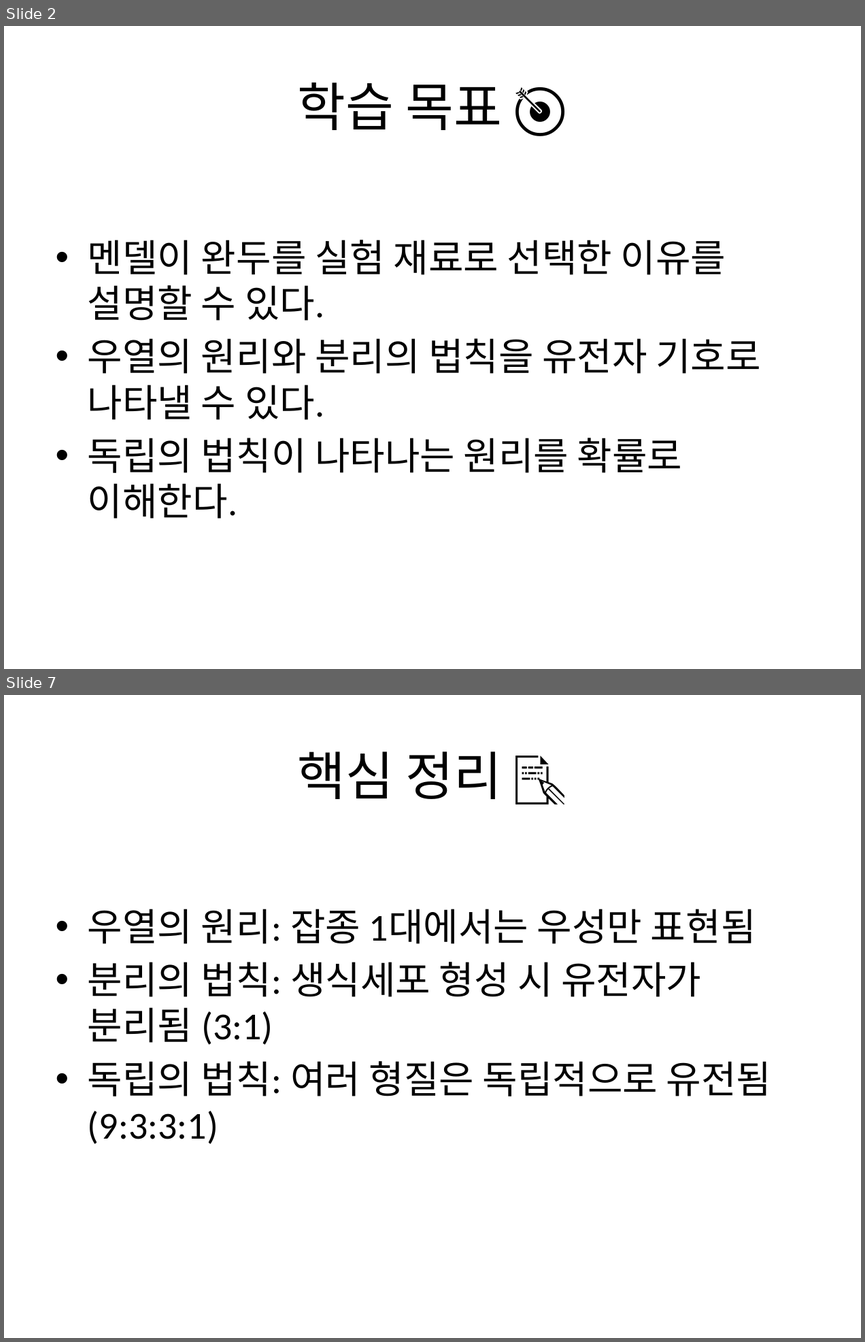
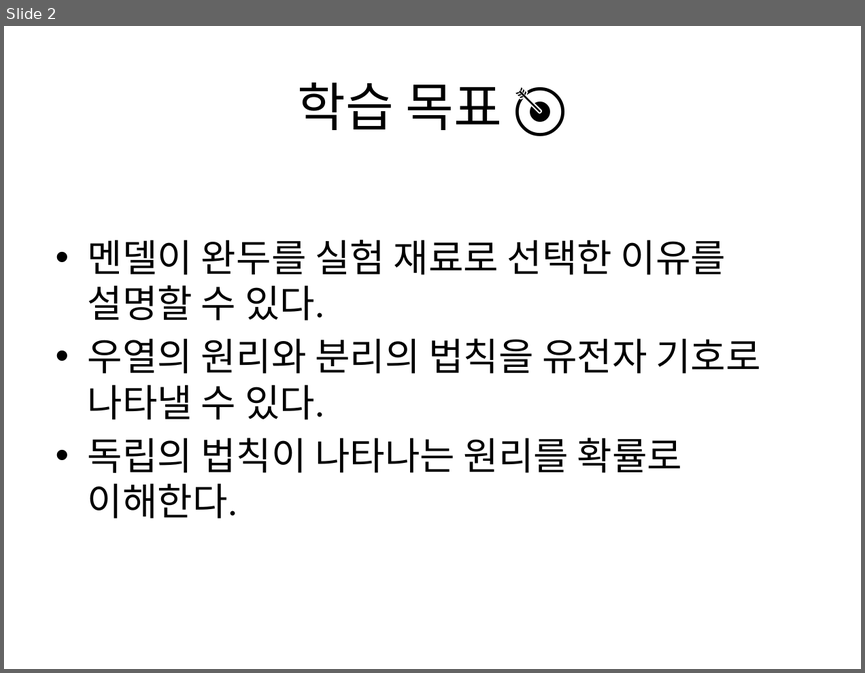
Before and after one commit to rjegjin/Project-SCOPE, a slide deck: output/03_mendel.pptx. Shown one above the other, each under a label of ours: slides 2 and 7 before the commit, slide 2 after it; the slides between them are not shown. The pictures are 865x1342 and 865x673 pixels, drawn with LibreOffice and Linux fonts; fonts in the diff are those of the drawing. Boxes give left, top, right and bottom in pixels: in the first picture for what was removed or moved away, otherwise in the second. Text is boxed around its words. In the diff, an @@ line names an element or a change of style, - is before the commit and + after.

```diff
--- a/output/03_mendel.pptx
+++ b/output/03_mendel.pptx
@@ slide 7 removed at [4, 695, 861, 1338], background #FFFFFF @@
@@ title removed at [298, 751, 502, 799] @@
-핵심 정리 📝
@@ text removed at [88, 909, 772, 1144] @@
-• 우열의 원리: 잡종 1대에서는 우성만 표현됨
-• 분리의 법칙: 생식세포 형성 시 유전자가 분리됨 (3:1)
-• 독립의 법칙: 여러 형질은 독립적으로 유전됨 (9:3:3:1)
```
Also in this commit, not shown: 4 slides changed, 12 other files.
